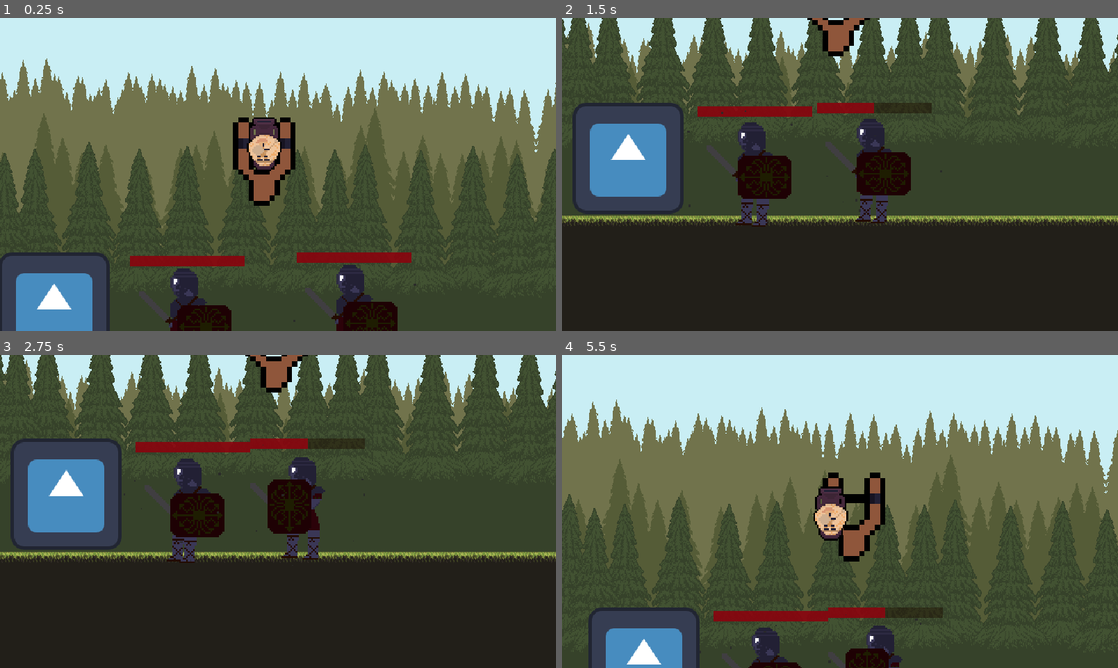
Above: before the commit, frames 1-4 (two rows, left to right).
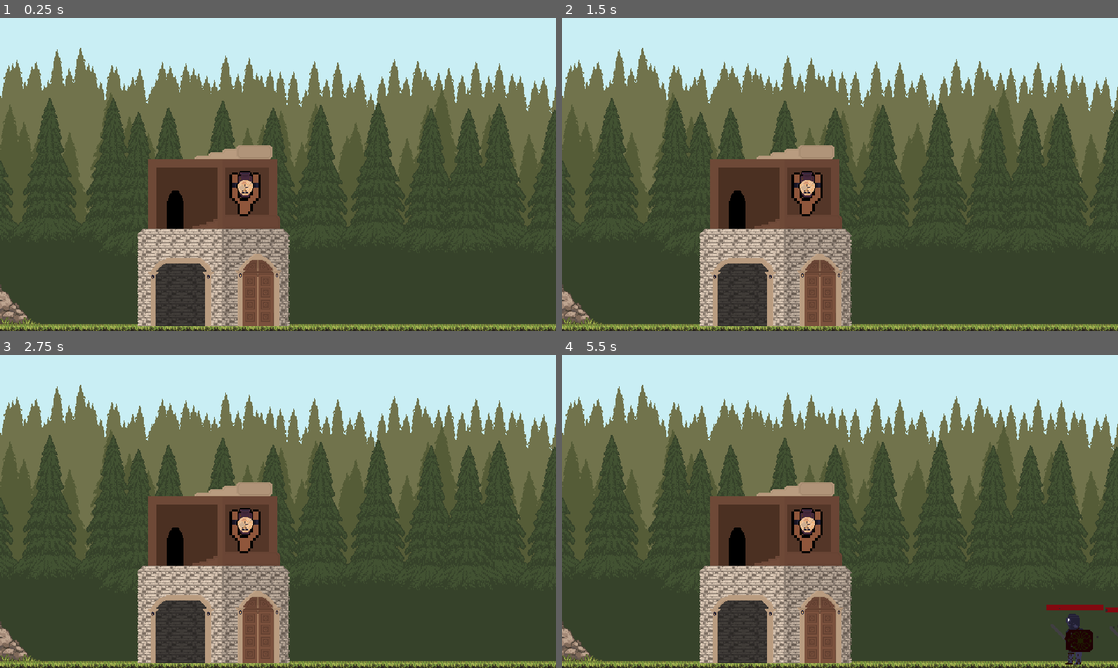
Above: after the commit, the same moments.

Repository: KasperKen/Assault-on-Archimedes
Game: Godot game, scene res://game.tscn
Two runs of this game, one before a commit and one after it. Both use one fixed random seed, a clock stepped at 60 frames per second and the inputs below. The engine's default icon, where the game draws it, is replaced by a stand-in: a white triangle on a blue panel in a dark square.
Inputs (mouse positions are in pixels of both pictures, inside the frame that each line leads up to):
- Up to frame 1 (0.25 s): no input
- Up to frame 2 (1.5 s): move the mouse to (823, 161) at 0.52 s; click (823, 161) at 0.6 s; move the mouse to (728, 190) at 1.27 s; click (728, 190) at 1.35 s
- Up to frame 3 (2.75 s): move the mouse to (333, 442) at 2.02 s; click (333, 442) at 2.1 s
- Up to frame 4 (5.5 s): move the mouse to (812, 574) at 2.77 s; click (812, 574) at 2.85 s; move the mouse to (1006, 558) at 3.52 s; click (1006, 558) at 3.6 s; tap Enter at 4.25 s; move the mouse to (673, 464) at 4.27 s; click (673, 464) at 4.35 s; move the mouse to (867, 511) at 5.02 s; click (867, 511) at 5.1 s

The runs differ from the first frame. In frame 1, 40% of the frame differs, in the area x 0-100%, y 9-100%; in frame 2, 80%; in frame 3, 80%, in the area x 0-100%, y 0-100%; in frame 4, 42%.

Commit message:
Added base sprite
Added base spite and resized sprites to fit better camera view.

Diff:
--- a/game.tscn
+++ b/game.tscn
@@ -1,12 +1,12 @@
-[gd_scene load_steps=6 format=3 uid="uid://ce05yvtrl8myt"]
+[gd_scene load_steps=5 format=3 uid="uid://ce05yvtrl8myt"]
 
 [ext_resource type="PackedScene" uid="uid://mq3j3jq5yyom" path="res://scenes/maps/level1.tscn" id="1_q8p1b"]
 [ext_resource type="PackedScene" uid="uid://ye8htlc6tagg" path="res://scenes/roman_shadow/roman_shadow.tscn" id="4_tr8ev"]
-[ext_resource type="Texture2D" uid="uid://tflonxydx6cg" path="res://assets/icon.svg" id="4_wlnkl"]
 [ext_resource type="AudioStream" uid="uid://cnvikwbpbb5bd" path="res://assets/music/The_Warrior_Mage.wav" id="9_32orb"]
 
-[sub_resource type="RectangleShape2D" id="RectangleShape2D_v056o"]
-size = Vector2(111, 127.5)
+[sub_resource type="CapsuleShape2D" id="CapsuleShape2D_4hg43"]
+radius = 12.0
+height = 76.0
 
 [node name="Game" type="Node2D"]
 
@@ -15,27 +15,36 @@
 [node name="Map" parent="Level" instance=ExtResource("1_q8p1b")]
 
 [node name="ShadowOfRome" parent="Level" instance=ExtResource("4_tr8ev")]
-position = Vector2(178, -24)
+position = Vector2(718, 3)
+scale = Vector2(1, 1)
 
 [node name="AudioStreamPlayer" type="AudioStreamPlayer" parent="Level"]
 stream = ExtResource("9_32orb")
 autoplay = true
 
-[node name="CharacterBody2D" type="CharacterBody2D" parent="." groups=["Player"]]
-
-[node name="Icon" type="Sprite2D" parent="CharacterBody2D"]
-position = Vector2(24, -38)
-texture = ExtResource("4_wlnkl")
+[node name="CharacterBody2D" type="CharacterBody2D" parent="." groups=["Player", "no_pot"]]
+position = Vector2(64, 18)
 
 [node name="CollisionShape2D" type="CollisionShape2D" parent="CharacterBody2D"]
-position = Vector2(37, -39)
-shape = SubResource("RectangleShape2D_v056o")
+position = Vector2(19, -21)
+shape = SubResource("CapsuleShape2D_4hg43")
 
 [node name="ShadowOfRome" parent="." instance=ExtResource("4_tr8ev")]
-position = Vector2(370, -28)
+position = Vector2(667, 0)
+scale = Vector2(1, 1)
+
+[node name="ShadowOfRome3" parent="." instance=ExtResource("4_tr8ev")]
+position = Vector2(5002, -2)
+scale = Vector2(1, 1)
 
 [node name="ShadowOfRome2" parent="." instance=ExtResource("4_tr8ev")]
-position = Vector2(2855, -29)
+position = Vector2(2113, -1)
+scale = Vector2(1, 1)
 
-[node name="ShadowOfRome3" parent="." instance=ExtResource("4_tr8ev")]
-position = Vector2(5000, -33)
+[node name="ShadowOfRome4" parent="." instance=ExtResource("4_tr8ev")]
+position = Vector2(2301, -1)
+scale = Vector2(1, 1)
+
+[node name="ShadowOfRome5" parent="." instance=ExtResource("4_tr8ev")]
+position = Vector2(2864, 0)
+scale = Vector2(1, 1)
--- a/project.godot
+++ b/project.godot
@@ -19,7 +19,6 @@
 
 window/size/viewport_width=640
 window/size/viewport_height=360
-window/size/mode=3
 window/size/resizable=false
 window/size/window_width_override=1280
 window/size/window_height_override=720
--- a/scenes/maps/level1.tscn
+++ b/scenes/maps/level1.tscn
@@ -1,6 +1,7 @@
-[gd_scene load_steps=14 format=3 uid="uid://mq3j3jq5yyom"]
+[gd_scene load_steps=15 format=3 uid="uid://mq3j3jq5yyom"]
 
 [ext_resource type="Texture2D" uid="uid://63h7r4dk2l2s" path="res://assets/map/tilemap.png" id="1_7ld8k"]
+[ext_resource type="Texture2D" uid="uid://c25m3omvwwwkn" path="res://assets/base.png" id="2_4ilmq"]
 [ext_resource type="Texture2D" uid="uid://bknuh4chyvkbk" path="res://assets/map/background/GandalfHardcore Background layers_layer 5.png" id="2_md6g4"]
 [ext_resource type="Texture2D" uid="uid://bisehlhsbcj1n" path="res://assets/map/background/GandalfHardcore Background layers_layer 4.png" id="3_0frpx"]
 [ext_resource type="Texture2D" uid="uid://2ejr7s2jx6rs" path="res://assets/map/background/GandalfHardcore Background layers_layer 3.png" id="4_fpqp7"]
@@ -511,6 +512,13 @@
 format = 2
 layer_0/tile_data = PackedInt32Array(131071, 65536, 0, 196607, 65536, 1, 262143, 65536, 1, 327679, 65536, 1, 393215, 65 …(183157 unchanged characters)…
 
+[node name="Base" type="Node2D" parent="."]
+position = Vector2(-228, 125)
+
+[node name="Sprite2D" type="Sprite2D" parent="Base"]
+position = Vector2(280, -219)
+texture = ExtResource("2_4ilmq")
+
 [node name="Boundaries" type="Node2D" parent="."]
 position = Vector2(-45, 0)
 
@@ -541,7 +549,7 @@
 motion_mirroring = Vector2(1024, 0)
 
 [node name="GandalfHardcoreBackgroundLayersLayer5" type="Sprite2D" parent="ParallaxBackground/Sky"]
-position = Vector2(82, -630)
+position = Vector2(61, -600)
 scale = Vector2(22.5, 15)
 texture = ExtResource("2_md6g4")
 
@@ -589,10 +597,11 @@
 texture = ExtResource("6_fgq2c")
 
 [node name="DefaultCameraLocation" type="Marker2D" parent="."]
-position = Vector2(282, -191)
+position = Vector2(127, -143)
 
 [node name="Slingshot" parent="." instance=ExtResource("8_iljwq")]
-position = Vector2(260, -178)
+position = Vector2(87, -108)
+scale = Vector2(0.5, 0.5)
 
 [node name="Camera" parent="." instance=ExtResource("8_qer8s")]
-position = Vector2(282, -191)
+position = Vector2(128, -144)
--- a/scenes/pot_projectile/PotProjectile.gd
+++ b/scenes/pot_projectile/PotProjectile.gd
@@ -24,6 +24,7 @@
 
 
 func _on_area_2d_body_entered(body):
+	if body.is_in_group("no_pot") : return
 	if body.has_method("take_damage"): body.take_damage(dmg)
 	emit_signal("pot_impacted")
 	queue_free()
--- a/scenes/pot_projectile/pot_projectile.tscn
+++ b/scenes/pot_projectile/pot_projectile.tscn
@@ -11,6 +11,7 @@
 script = ExtResource("1_adxoe")
 
 [node name="Sprite2D" type="Sprite2D" parent="."]
+scale = Vector2(0.5, 0.5)
 texture = ExtResource("2_gofvr")
 
 [node name="Area2D" type="Area2D" parent="."]
Binary file added: assets/base.png
Not shown, added: assets/base.png.import
